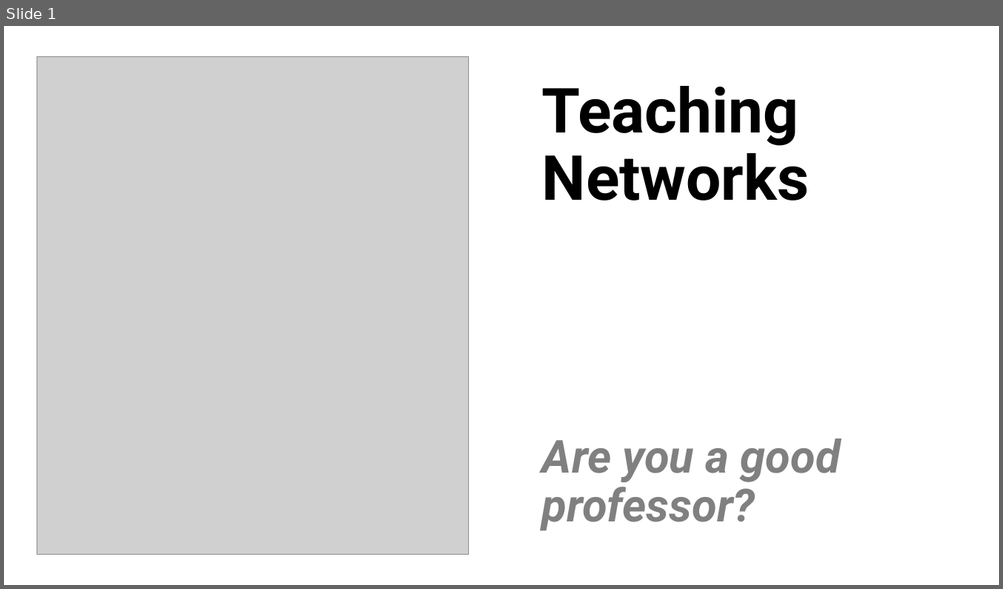
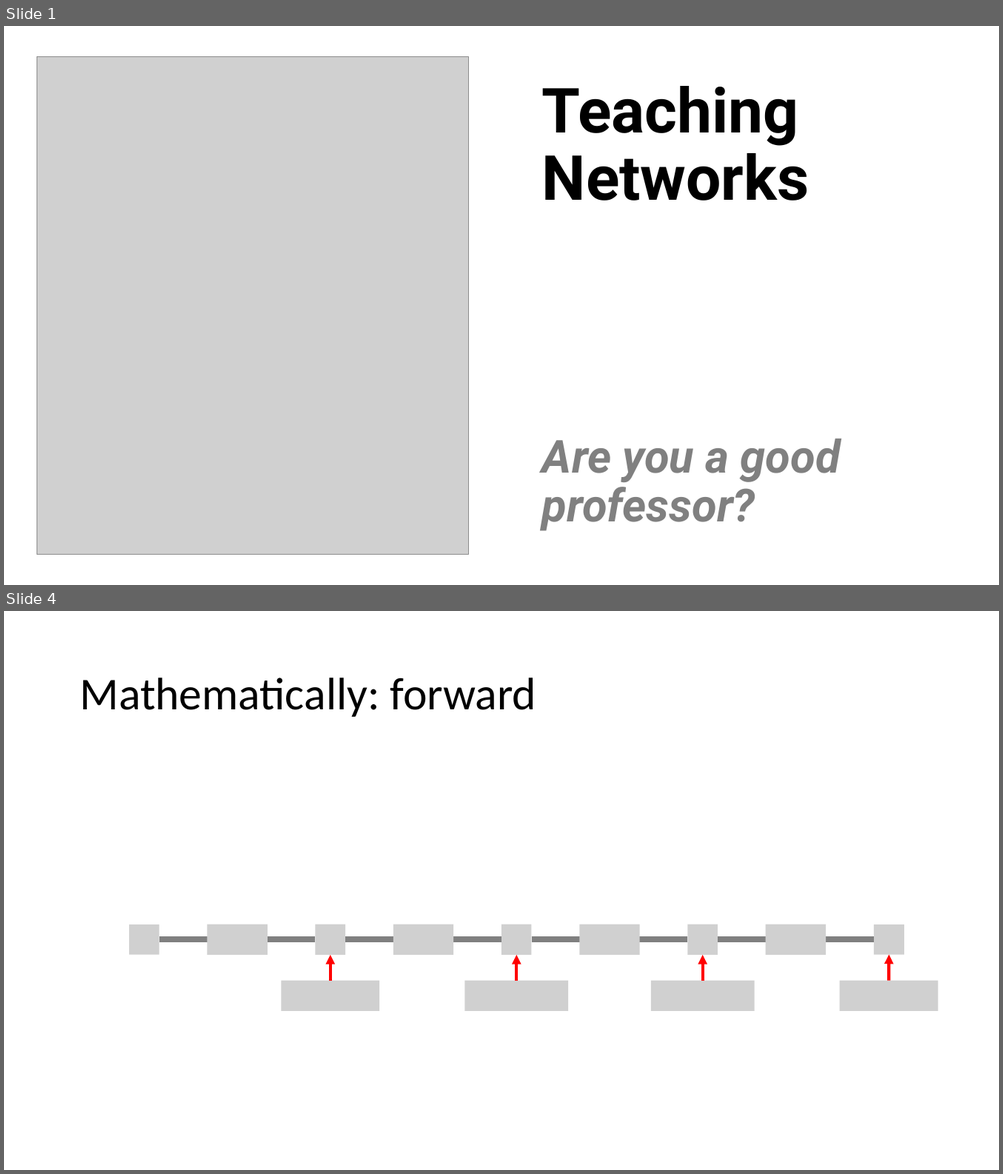
Before and after one commit to PRF-Development/DataAnalysisExtras, a slide deck: TeachingNetwoks.pptx. Shown one above the other, each under a label of ours: slide 1 before the commit, slides 1 and 4 after it; the slides between them are not shown. The pictures are 1003x589 and 1003x1174 pixels, drawn with LibreOffice and Linux fonts; fonts in the diff are those of the drawing; grey boxes stand for pictures. Boxes give left, top, right and bottom in pixels: in the first picture for what was removed or moved away, otherwise in the second. Text is boxed around its words. In the diff, an @@ line names an element or a change of style, - is before the commit and + after.

Commit message:
forward

```diff
--- a/TeachingNetwoks.pptx
+++ b/TeachingNetwoks.pptx
@@ slide 4 added at (4,611,999,1170), background #FFFFFF @@
@@ title added at (79,678,536,717), 44 pt, text #000000 @@
+Mathematically: forward
@@ picture added at (129,925,159,955) @@
@@ line added from (159, 940) to (315, 940), #808080 6 pt @@
@@ picture added at (207,924,267,955) @@
@@ picture added at (315,924,345,955) @@
@@ line added from (345, 940) to (502, 940), #808080 6 pt @@
@@ picture added at (393,924,454,955) @@
@@ picture added at (502,924,532,955) @@
@@ line added from (532, 940) to (688, 940), #808080 6 pt @@
@@ picture added at (579,924,640,955) @@
@@ picture added at (688,924,717,955) @@
@@ line added from (717, 940) to (874, 940), #808080 6 pt @@
@@ picture added at (765,924,826,955) @@
@@ picture added at (874,925,905,955) @@
@@ arrow added from (330, 981) to (330, 955), #FF0000 3 pt @@
@@ arrow added from (517, 981) to (517, 955), #FF0000 3 pt @@
@@ arrow added from (703, 981) to (703, 955), #FF0000 3 pt @@
@@ arrow added from (889, 981) to (889, 955), #FF0000 3 pt @@
@@ picture added at (281,981,379,1011) @@
@@ picture added at (464,981,568,1011) @@
@@ picture added at (651,981,754,1011) @@
@@ picture added at (839,981,938,1011) @@
```
